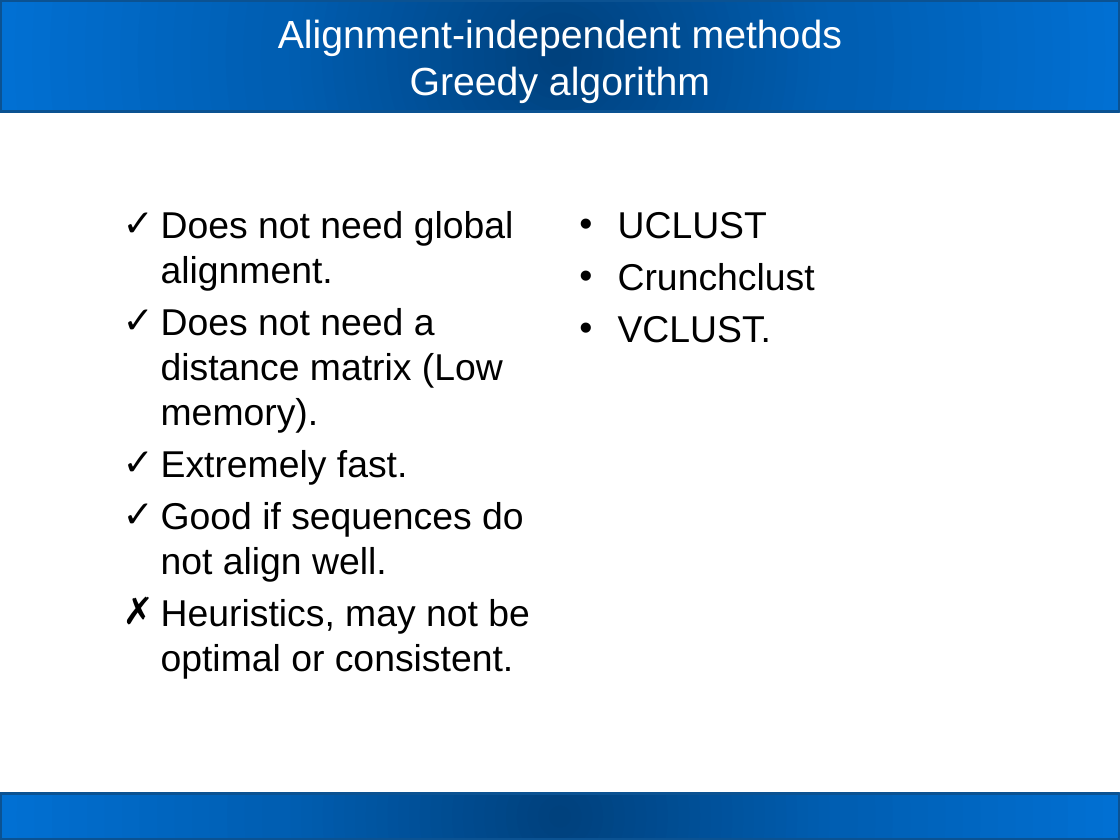
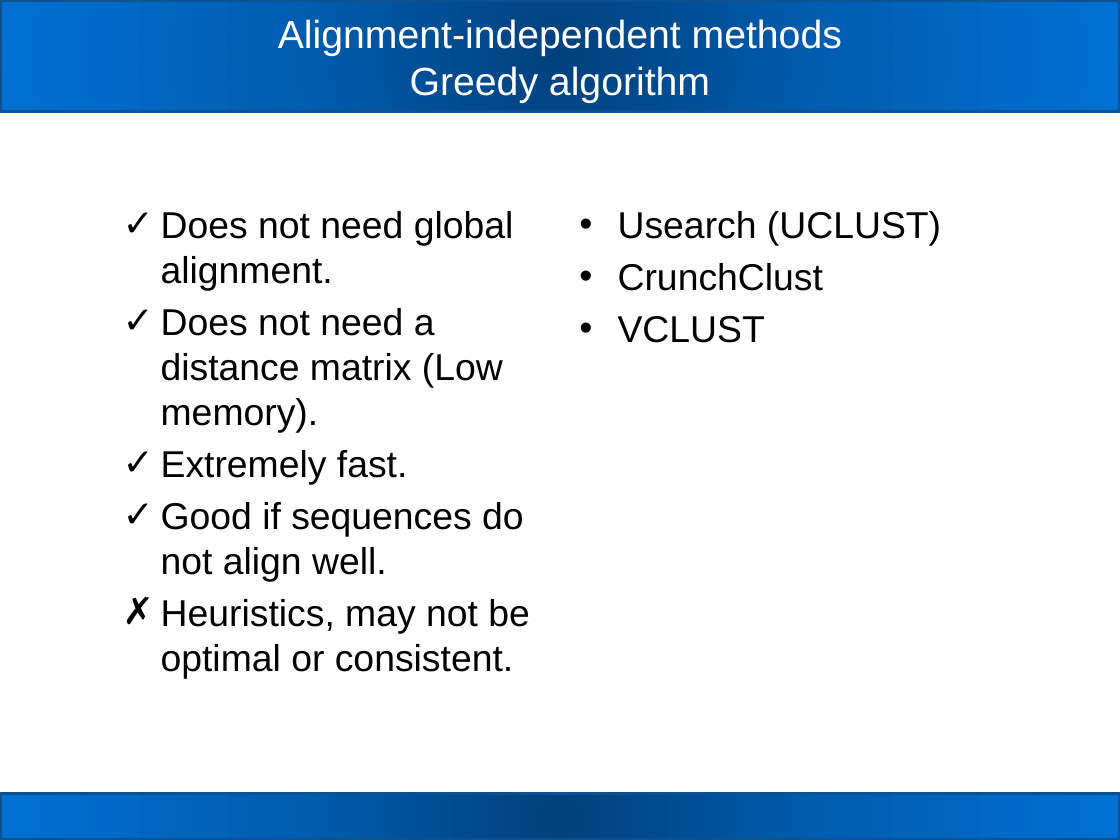
Before and after one commit to carden24/MIC506-Workshop, a slide deck: slide 22 of W2_16S_analysis.pptx (slide 21 before the commit). Drawn at 1120x840 pixels with LibreOffice and Linux fonts; fonts in the diff are those of the drawing. Boxes give left, top, right and bottom in pixels: in the first picture for what was removed or moved away, otherwise in the second. Text is boxed around its words. In the diff, an @@ line names an element or a change of style, - is before the commit and + after.

```diff
--- a/W2_16S_analysis.pptx
+++ b/W2_16S_analysis.pptx
@@ text at [618,211,941,343]: text changed @@
-• UCLUST
-• Crunchclust
-• VCLUST.
+• Usearch (UCLUST)
+• CrunchClust
+• VCLUST
```
Also in this commit, not shown: 3 other slides changed, 1 slide added.
